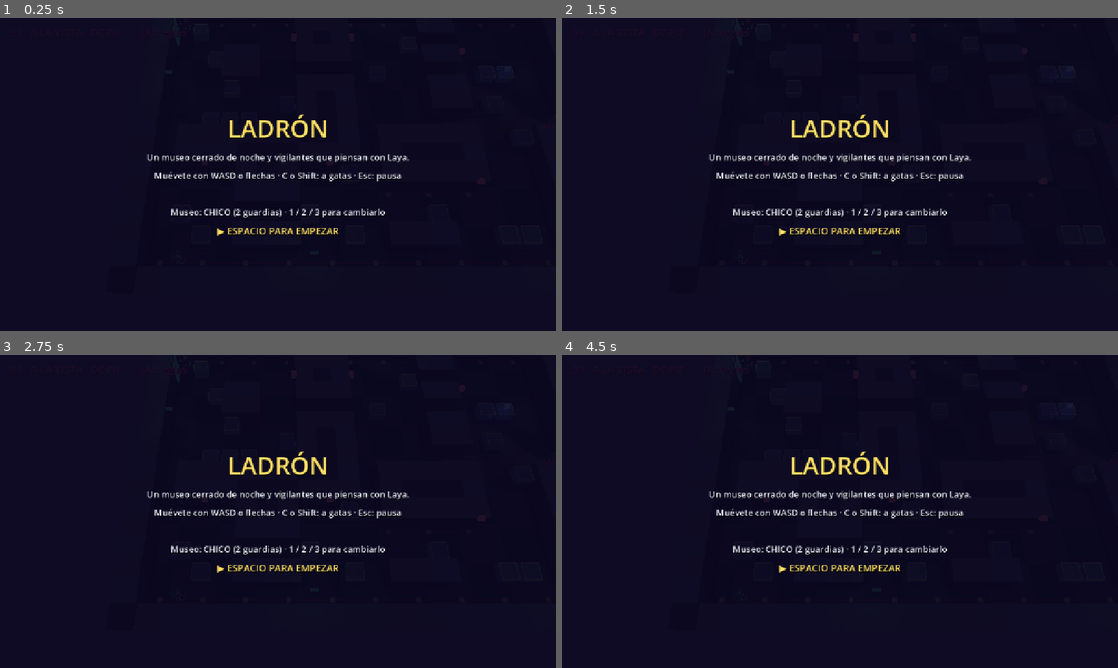
Above: before the commit, frames 1-4 (two rows, left to right).
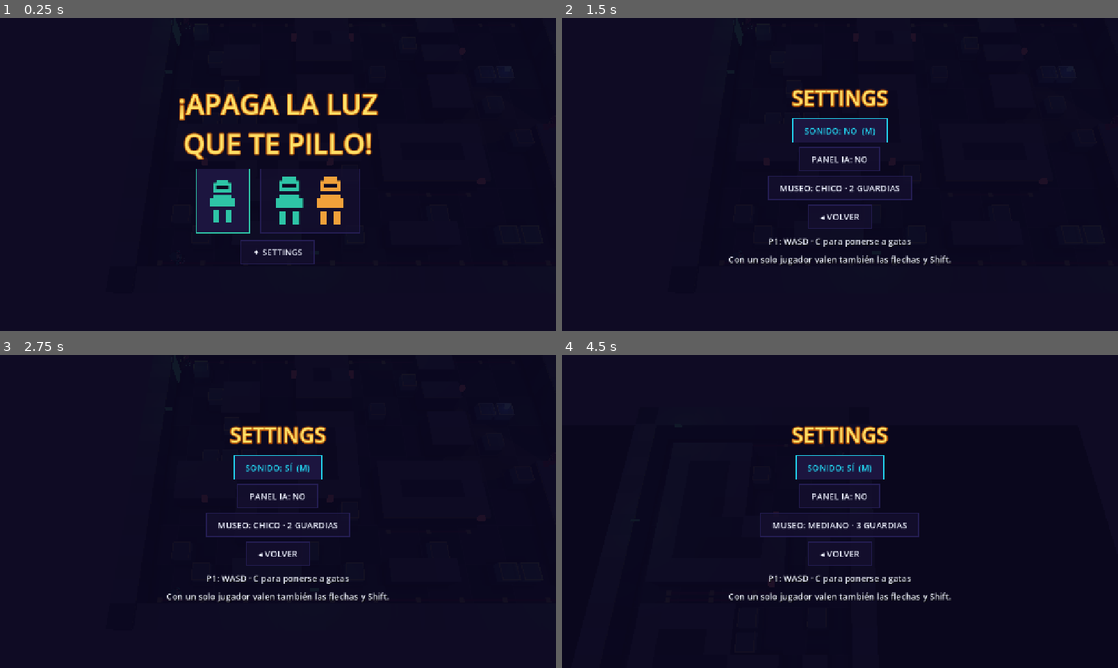
Above: after the commit, the same moments.

Repository: didelco/ladron
Game: Godot game, scene res://scenes/main.tscn
The game is run twice, just before and just after one commit, with the same random seed, the same clock (stepped at 60 frames per second) and the same inputs.
Inputs (mouse positions are in pixels of both pictures, inside the frame that each line leads up to):
- Up to frame 1 (0.25 s): no input
- Up to frame 2 (1.5 s): click (840, 252) at 0.5 s, where only the run after the commit has a clickable "✦ SETTINGS"; click (840, 130) at 1.25 s, where only the run after the commit has a clickable "SONIDO: SÍ (M)"
- Up to frame 3 (2.75 s): click (278, 467) at 2 s, where only the run after the commit has a clickable "SONIDO: NO (M)"
- Up to frame 4 (4.5 s): click (840, 495) at 2.75 s, where only the run after the commit has a clickable "PANEL IA: NO"; click (840, 495) at 3.5 s, where only the run after the commit has a clickable "PANEL IA: SÍ"; click (840, 524) at 4.25 s, where only the run after the commit has a clickable "MUSEO: CHICO · 2 GUARDIAS"

The runs differ from the first frame. In frame 1, 8.1% of the frame differs, in the area x 26-74%, y 23-79%; in frame 2, 5.6%; in frame 3, 5.6%; in frame 4, 5.7%.

Commit message:
Menús como en la web y modo de dos jugadores
Título con "¡Apaga la luz que te pillo!", los ladrones en píxeles para
elegir uno o dos jugadores y SETTINGS (sonido, panel de IA, tamaño del
museo). Pausa con seguir, settings y menú; finales con botones. Todo con
ratón o con flechas y Enter.

Dos ladrones en el mismo teclado, cada uno con sus teclas y su color; la
cámara encuadra a los dos y el HUD da el estado de cada uno. El panel de
IA enseña el plan de cada guardia y las probabilidades de Laya.

Co-Authored-By: Claude Opus 5.5 (1M context) <noreply@anthropic.com>

Diff:
--- a/scenes/hud.gd
+++ b/scenes/hud.gd
@@ -30,6 +30,10 @@
 var _shout_angle := 0.0
 var _panel: ColorRect
 var _panel_box: VBoxContainer
+## what is drawn over the game while playing; hidden behind a menu
+var _play: Array[Control] = []
+var _ia: PanelContainer
+var _ia_box: VBoxContainer
 
 
 func _ready() -> void:
@@ -71,6 +75,24 @@
 	_panel_box = VBoxContainer.new()
 	_panel_box.add_theme_constant_override("separation", 14)
 	centre.add_child(_panel_box)
+	_play = [_status, _log, _job, _bar_back, _bar, _arrow]
+
+	# The model's reasoning, for whoever wants to watch it think: a card per
+	# guard with its plan and the probabilities Laya gave each option.
+	_ia = PanelContainer.new()
+	var style := StyleBoxFlat.new()
+	style.bg_color = Color("#140f2e", 0.92)
+	style.border_color = Color("#241d52")
+	style.set_border_width_all(2)
+	style.set_corner_radius_all(12)
+	style.set_content_margin_all(12)
+	_ia.add_theme_stylebox_override("panel", style)
+	_ia.custom_minimum_size = Vector2(300, 0)
+	add_child(_ia)
+	move_child(_ia, _panel.get_index())
+	_ia_box = VBoxContainer.new()
+	_ia.add_child(_ia_box)
+	_ia.visible = false
 
 
 func _label(size: int, colour: Color, parent: Node = self) -> Label:
@@ -85,36 +107,154 @@
 
 # --- Panels --------------------------------------------------------------------
 
-## A full-screen panel: a title, lines of text, an optional picture (the
-## mission map) and a footer with what to press.
-func show_panel(title: String, title_colour: Color, lines: Array, footer: String, picture: Texture2D = null) -> void:
+## A full-screen menu. items, top to bottom, each one of:
+##   {"title": text, "colour": Color, "size": int}   the heading
+##   {"text": text}                                   a line
+##   {"picture": Texture2D}                           the mission map
+##   {"buttons": [{"text", "call", "icon"?, "colour"?}], "row": bool}
+##   {"footer": text}                                 what to press
+## Buttons work with the mouse, and with the arrows and Enter; the first one
+## has the focus.
+func show_menu(items: Array) -> void:
 	for c in _panel_box.get_children():
 		c.queue_free()
-	var t := _label(56, title_colour, _panel_box)
-	t.text = title
-	t.horizontal_alignment = HORIZONTAL_ALIGNMENT_CENTER
+	var first: Button = null
+	for item in items:
+		if item.has("title"):
+			var t := _label(item.get("size", 56), item.get("colour", C.gold), _panel_box)
+			t.text = item.title
+			t.horizontal_alignment = HORIZONTAL_ALIGNMENT_CENTER
+			t.add_theme_constant_override("outline_size", 10)
+			t.add_theme_color_override("font_outline_color", Color("#b45309"))
+		elif item.has("text"):
+			var l := _label(20, C.text, _panel_box)
+			l.text = item.text
+			l.horizontal_alignment = HORIZONTAL_ALIGNMENT_CENTER
+		elif item.has("picture"):
+			var picture: Texture2D = item.picture
+			var r := TextureRect.new()
+			r.texture = picture
+			r.stretch_mode = TextureRect.STRETCH_KEEP_ASPECT_CENTERED
+			r.expand_mode = TextureRect.EXPAND_IGNORE_SIZE
+			var size := Vector2(picture.get_size())
+			var k := minf(720.0 / size.x, 420.0 / size.y)
+			r.custom_minimum_size = size * k
+			r.texture_filter = CanvasItem.TEXTURE_FILTER_NEAREST
+			_panel_box.add_child(r)
+		elif item.has("buttons"):
+			var box: BoxContainer = HBoxContainer.new() if item.get("row", false) else VBoxContainer.new()
+			box.alignment = BoxContainer.ALIGNMENT_CENTER
+			box.add_theme_constant_override("separation", 24 if item.get("row", false) else 10)
+			_panel_box.add_child(box)
+			for b in item.buttons:
+				var button := _button(b)
+				box.add_child(button)
+				if first == null:
+					first = button
+		elif item.has("footer"):
+			var f := _label(22, C.gold, _panel_box)
+			f.text = item.footer
+			f.horizontal_alignment = HORIZONTAL_ALIGNMENT_CENTER
+	_panel.visible = true
+	for c in _play:
+		c.visible = false
+	if first:
+		first.grab_focus.call_deferred()
+
+
+## A menu button: a framed line of text, or a big icon (the thieves on the
+## title), lit up on hover and focus.
+func _button(b: Dictionary) -> Button:
+	var button := Button.new()
+	button.text = b.get("text", "")
+	button.focus_mode = Control.FOCUS_ALL
+	button.add_theme_font_size_override("font_size", 20)
+	var colour: Color = b.get("colour", C.safe)
+	for state in ["normal", "hover", "pressed", "focus"]:
+		var st := StyleBoxFlat.new()
+		st.bg_color = Color("#140f2e", 0.8) if state == "normal" else Color("#1d1640", 0.95)
+		st.border_color = Color("#241d52") if state == "normal" else colour
+		st.set_border_width_all(2)
+		st.set_content_margin_all(14)
+		st.content_margin_left = 28
+		st.content_margin_right = 28
+		button.add_theme_stylebox_override(state, st)
+	button.add_theme_color_override("font_color", C.text)
+	button.add_theme_color_override("font_hover_color", colour)
+	button.add_theme_color_override("font_focus_color", colour)
+	button.size_flags_horizontal = Control.SIZE_SHRINK_CENTER
+	if b.has("icon"):
+		var icon: Texture2D = b.icon
+		button.icon = icon
+		button.expand_icon = true
+		# As tall as the single thief, as wide as however many there are.
+		var h := 120.0
+		var w := h * icon.get_width() / icon.get_height()
+		button.custom_minimum_size = Vector2(w + 40, h + 30)
+		button.icon_alignment = HORIZONTAL_ALIGNMENT_CENTER
+		button.vertical_icon_alignment = VERTICAL_ALIGNMENT_CENTER
+	button.pressed.connect(b.call)
+	return button
+
+
+## The thief on the title screen, as the web draws it: a hooded figure in
+## pixels with the slit of a visor. One per player, side by side.
+static func thief_icon(colours: Array) -> ImageTexture:
+	var cell := 10
+	var img := Image.create(12 * colours.size() - 2, 14, false, Image.FORMAT_RGBA8)
+	img.fill(Color(0, 0, 0, 0))
+	for i in colours.size():
+		var x0 := i * 12
+		var c: Color = colours[i]
+		for r in [[3, 0, 4, 1], [2, 1, 6, 3], [2, 5, 6, 4], [1, 6, 1, 3], [8, 6, 1, 3], [2, 10, 2, 4], [6, 10, 2, 4]]:
+			img.fill_rect(Rect2i(x0 + r[0], r[1], r[2], r[3]), c)
+		img.fill_rect(Rect2i(x0 + 3, 2, 4, 1), Color("#0b0820"))
+	img.resize(img.get_width() * cell, img.get_height() * cell, Image.INTERPOLATE_NEAREST)
+	return ImageTexture.create_from_image(img)
+
+
+## The simple case: a heading, some lines, maybe the map, and a footer.
+func show_panel(title: String, title_colour: Color, lines: Array, footer: String, picture: Texture2D = null) -> void:
+	var items: Array = [{"title": title, "colour": title_colour}]
 	for line in lines:
-		var l := _label(20, C.text, _panel_box)
-		l.text = line
-		l.horizontal_alignment = HORIZONTAL_ALIGNMENT_CENTER
+		items.append({"text": line})
 	if picture:
-		var r := TextureRect.new()
-		r.texture = picture
-		r.stretch_mode = TextureRect.STRETCH_KEEP_ASPECT_CENTERED
-		r.expand_mode = TextureRect.EXPAND_IGNORE_SIZE
-		var size := Vector2(picture.get_size())
-		var k := minf(720.0 / size.x, 420.0 / size.y)
-		r.custom_minimum_size = size * k
-		r.texture_filter = CanvasItem.TEXTURE_FILTER_NEAREST
-		_panel_box.add_child(r)
-	var f := _label(22, C.gold, _panel_box)
-	f.text = footer
-	f.horizontal_alignment = HORIZONTAL_ALIGNMENT_CENTER
-	_panel.visible = true
+		items.append({"picture": picture})
+	items.append({"footer": footer})
+	show_menu(items)
 
 
 func hide_panel() -> void:
 	_panel.visible = false
+	for c in _play:
+		c.visible = true
+
+
+func menu_open() -> bool:
+	return _panel.visible
+
+
+## The IA panel: one card per guard. entries are {"name", "title", "colour",
+## "options": [[label, probability]], "note"}.
+func set_ia(on: bool, entries: Array) -> void:
+	_ia.visible = on and not _panel.visible
+	if not _ia.visible:
+		return
+	var view := get_viewport().get_visible_rect().size
+	_ia.position = Vector2(view.x - 324, 64)
+	for c in _ia_box.get_children():
+		c.queue_free()
+	for e in entries:
+		var name := _label(17, C.text, _ia_box)
+		name.text = "%s · %s" % [e.name, e.title]
+		name.add_theme_color_override("font_color", e.get("colour", C.text))
+		for o in e.get("options", []):
+			var line := _label(13, C.dim, _ia_box)
+			var bar := "▮".repeat(roundi(float(o[1]) * 12))
+			line.text = "  %-18s %s %d%%" % [o[0], bar, roundi(float(o[1]) * 100)]
+		if e.has("note"):
+			var n := _label(13, C.dim, _ia_box)
+			n.text = "  " + e.note
 
 
 ## The mission map: the plan, the route from the way in to the piece to the
--- a/scenes/main.gd
+++ b/scenes/main.gd
@@ -18,6 +18,8 @@
 	"night": Color("#0f0d14"),
 	"thief": Color("#2ec4a6"),
 	"thief_dark": Color("#12705f"),
+	"thief2": Color("#f0a13a"),
+	"thief2_dark": Color("#8a5410"),
 	"guard": Color("#9b2c3f"),
 	"guard_dark": Color("#5e1826"),
 	"ink": Color("#08070c"),
@@ -41,6 +43,12 @@
 const CONE_RAYS := 40
 
 var size := "small"
+## one thief or two on the same keyboard
+var players := 1
+var sound_on := true
+var show_ia := false
+## where the settings screen goes back to: "title" or "paused"
+var settings_from := "title"
 var level := 1
 var thieves: Array[Thief] = []
 var guards: Array[Guard] = []
@@ -81,8 +89,11 @@
 	_new_round(1)
 	_show_title()
 	# For recording and testing: `godot -- --autostart` skips the title, shows
-	# the mission for two seconds and starts the round.
+	# the mission for two seconds and starts the round; add --two for two thieves.
 	if "--autostart" in OS.get_cmdline_user_args():
+		if "--two" in OS.get_cmdline_user_args():
+			players = 2
+			_new_round(1)
 		_show_mission()
 		get_tree().create_timer(2.0).timeout.connect(_start_playing)
 
@@ -91,12 +102,81 @@
 
 func _show_title() -> void:
 	phase = "title"
-	hud.show_panel("LADRÓN", Hud.C.gold, [
-		"Un museo cerrado de noche y vigilantes que piensan con Laya.",
-		"Muévete con WASD o flechas · C o Shift: a gatas · Esc: pausa",
-		"",
-		"Museo: %s (%d guardias) · 1 / 2 / 3 para cambiarlo" % [SIZE_NAMES[size], Museum.SIZES[size].guards],
-	], "▶ ESPACIO PARA EMPEZAR")
+	hud.show_menu([
+		{"title": "¡APAGA LA LUZ\nQUE TE PILLO!", "size": 64},
+		{"buttons": [
+			{"icon": Hud.thief_icon([COLOURS.thief]), "call": _start.bind(1), "colour": COLOURS.thief},
+			{"icon": Hud.thief_icon([COLOURS.thief, COLOURS.thief2]), "call": _start.bind(2), "colour": COLOURS.thief2},
+		], "row": true},
+		{"buttons": [{"text": "✦ SETTINGS", "call": _show_settings.bind("title")}]},
+	])
+
+
+func _start(n: int) -> void:
+	players = n
+	_new_round(1)
+	_show_mission()
+
+
+## Sound, the IA panel and the size of the museum. Opens from the title and
+## from the pause; the size takes effect on the next museum built.
+func _show_settings(from: String) -> void:
+	settings_from = from
+	phase = "settings"
+	hud.show_menu([
+		{"title": "SETTINGS", "size": 48},
+		{"buttons": [
+			{"text": "SONIDO: %s  (M)" % ("SÍ" if sound_on else "NO"), "call": _toggle_sound},
+			{"text": "PANEL IA: %s" % ("SÍ" if show_ia else "NO"), "call": _toggle_ia},
+			{"text": "MUSEO: %s · %d GUARDIAS" % [SIZE_NAMES[size], Museum.SIZES[size].guards], "call": _next_size},
+			{"text": "◂ VOLVER", "call": _settings_back},
+		]},
+		{"text": "P1: WASD · C para ponerse a gatas" if players == 1 or from == "title" else "P1: WASD · C    P2: flechas · - o /"},
+		{"text": "Con un solo jugador valen también las flechas y Shift."},
+	])
+
+
+func _toggle_sound() -> void:
+	_set_sound(not sound_on)
+	_show_settings(settings_from)
+
+
+func _set_sound(on: bool) -> void:
+	sound_on = on
+	AudioServer.set_bus_mute(0, not on)
+
+
+func _toggle_ia() -> void:
+	show_ia = not show_ia
+	_show_settings(settings_from)
+
+
+func _next_size() -> void:
+	size = {"small": "medium", "medium": "large", "large": "small"}[size]
+	# A fresh museum behind the title shows the new size; mid-round, the
+	# change waits for the next museum.
+	if settings_from == "title":
+		_new_round(1)
+	_show_settings(settings_from)
+
+
+func _settings_back() -> void:
+	if settings_from == "paused":
+		_pause()
+	else:
+		_show_title()
+
+
+func _pause() -> void:
+	phase = "paused"
+	hud.show_menu([
+		{"title": "PAUSA", "size": 56},
+		{"buttons": [
+			{"text": "▶ SEGUIR", "call": _start_playing},
+			{"text": "✦ SETTINGS", "call": _show_settings.bind("paused")},
+			{"text": "◂ MENÚ", "call": _show_title},
+		]},
+	])
 
 
 func _show_mission() -> void:
@@ -106,14 +186,18 @@
 	var lines := [Heist.first_upper(Heist.loot.name)]
 	if level == 1:
 		lines.append("Quieto %s ante la pieza · la alarma atrae guardias · sal por la puerta verde" % _seconds(Heist.loot.seconds))
-	hud.show_panel("NIVEL %02d" % level, Hud.C.gold, lines, "▶ ESPACIO", Hud.mission_map(guards))
+	var items: Array = [{"title": "NIVEL %02d" % level, "size": 52}]
+	for l in lines:
+		items.append({"text": l})
+	items.append({"picture": Hud.mission_map(guards)})
+	items.append({"buttons": [{"text": "▶ EMPEZAR", "call": _start_playing}]})
+	hud.show_menu(items)
 
 
 func _show_end() -> void:
 	var title := "TE HAN PILLADO"
 	var colour: Color = Hud.C.alert
 	var line := "Nivel %d: %s %s." % [level, Heist.loot.name, "vuelve a su vitrina" if Heist.taken else "sigue en su sitio"]
-	var footer := "▶ OTRA VEZ · ESPACIO · Esc: menú"
 	if phase == "timeup":
 		title = "SE ACABÓ EL TIEMPO"
 		line = "Llega el relevo y %s %s." % [Heist.loot.name, "no salió del edificio" if Heist.taken else "sigue en su sitio"]
@@ -121,8 +205,19 @@
 		title = "¡GOLPE PERFECTO!"
 		colour = Hud.C.safe
 		line = "Nivel %d superado: %s ya es tuyo." % [level, Heist.loot.name]
-		footer = "▶ SIGUIENTE GOLPE · ESPACIO · Esc: menú"
-	hud.show_panel(title, colour, [line], footer)
+	hud.show_menu([
+		{"title": title, "colour": colour, "size": 52},
+		{"text": line},
+		{"buttons": [
+			{"text": "▶ SIGUIENTE GOLPE" if phase == "escaped" else "▶ OTRA VEZ", "call": _again},
+			{"text": "◂ MENÚ", "call": _show_title},
+		]},
+	])
+
+
+func _again() -> void:
+	_new_round(level + 1 if phase == "escaped" else level)
+	_show_mission()
 
 
 func _seconds(s: float) -> String:
@@ -133,33 +228,33 @@
 	if not (event is InputEventKey and event.pressed and not event.echo):
 		return
 	var key: int = event.keycode
+	# Menus are buttons (mouse, arrows and Enter); these are the shortcuts.
+	if key == KEY_M:
+		_set_sound(not sound_on)
+		if phase == "settings":
+			_show_settings(settings_from)
+		return
 	match phase:
 		"title":
-			if key in [KEY_1, KEY_2, KEY_3]:
-				size = ["small", "medium", "large"][key - KEY_1]
-				_new_round(1)
-				_show_title()
-			elif key == KEY_SPACE or key == KEY_ENTER:
-				_new_round(1)
-				_show_mission()
+			if key in [KEY_1, KEY_2]:
+				_start(key - KEY_0)
 		"mission":
-			if key == KEY_SPACE or key == KEY_ENTER:
+			if key == KEY_SPACE:
 				_start_playing()
 			elif key == KEY_ESCAPE:
 				_show_title()
 		"playing":
 			if key == KEY_ESCAPE or key == KEY_P:
-				phase = "paused"
-				hud.show_panel("PAUSA", Hud.C.gold, [], "▶ ESPACIO O ESC PARA SEGUIR · Q: menú")
+				_pause()
 		"paused":
-			if key == KEY_ESCAPE or key == KEY_P or key == KEY_SPACE:
+			if key == KEY_ESCAPE or key == KEY_P:
 				_start_playing()
-			elif key == KEY_Q:
-				_show_title()
+		"settings":
+			if key == KEY_ESCAPE:
+				_settings_back()
 		"caught", "timeup", "escaped":
-			if key == KEY_SPACE or key == KEY_ENTER:
-				_new_round(level + 1 if phase == "escaped" else level)
-				_show_mission()
+			if key == KEY_SPACE:
+				_again()
 			elif key == KEY_ESCAPE:
 				_show_title()
 
@@ -175,6 +270,8 @@
 	level = n
 	Sim.new_map(randi() % 1000000000, size)
 	thieves = [Sim.new_thief("p1")]
+	if players == 2:
+		thieves.append(Sim.new_thief("p2"))
 	guards = Sim.new_guards(Museum.SIZES[size].guards)
 	Heist.plan_job(level)
 	time_left = Sim.ROUND_SECONDS
@@ -212,7 +309,9 @@
 		var p := thieves[i]
 		var px := p.x
 		var py := p.y
-		var step := Sim.step_thief(p, keys, dt, "solo")
+		# On your own both pads drive you; with two, each pad is its own.
+		var scheme := "solo" if thieves.size() == 1 else ("wasd" if i == 0 else "arrows")
+		var step := Sim.step_thief(p, keys, dt, scheme)
 		var noise := Hearing.thief_noise(px, py, p, step.entered_cover, step.bumped, Sim.TOP_SPEED)
 		# Footsteps land once per stride; a bump is its own event.
 		stride[i] += Museum.dist(px, py, p.x, p.y)
@@ -417,8 +516,9 @@
 
 	_build_job()
 
-	for p in thieves:
-		var f := Figure.make("thief", COLOURS.thief, COLOURS.thief_dark)
+	for i in thieves.size():
+		# Second pad, second colour: two teal figures would be one figure.
+		var f := Figure.make("thief", COLOURS.thief if i == 0 else COLOURS.thief2, COLOURS.thief_dark if i == 0 else COLOURS.thief2_dark)
 		world.add_child(f)
 		thief_nodes.append(f)
 	for i in ROOM_LIGHT_POOL:
@@ -521,7 +621,7 @@
 		if p.out:
 			f.set_ghost(COLOURS.ink, 0.35)
 		elif p.hidden:
-			f.set_ghost(COLOURS.thief, 0.75)
+			f.set_ghost(COLOURS.thief if i == 0 else COLOURS.thief2, 0.75)
 		else:
 			f.set_ghost(COLOURS.alert, 1.0)
 	for i in guards.size():
@@ -636,18 +736,28 @@
 func _draw_hud() -> void:
 	if thieves.is_empty():
 		return
-	var p := thieves[0]
-	var stance := "DE PIE"
-	if p.crouched:
-		stance = "A GATAS" if p.posture >= 1.0 else "BAJANDO"
-	elif p.posture > 0:
-		stance = "SUBIENDO"
 	var ia := "IA: Laya %d ms" % brain.last_ms if brain.status == "laya" else "IA: reglas"
-	var status := "%02d   %s   %s   ·   %s" % [ceili(maxf(0.0, time_left)), "A CUBIERTO" if p.hidden else "A LA VISTA", stance, ia]
-	# The arrow at the screen edge: to the piece, or to the door once you have it.
+	var parts := PackedStringArray(["%02d" % ceili(maxf(0.0, time_left))])
+	for i in thieves.size():
+		var p := thieves[i]
+		var stance := "DE PIE"
+		if p.crouched:
+			stance = "A GATAS" if p.posture >= 1.0 else "BAJANDO"
+		elif p.posture > 0:
+			stance = "SUBIENDO"
+		var state := "PILLADO" if p.out else ("A CUBIERTO" if p.hidden else "A LA VISTA")
+		parts.append(("P%d " % (i + 1) if thieves.size() == 2 else "") + "%s · %s" % [state, stance])
+	parts.append(ia)
+	var any_seen := thieves.any(func(p): return not p.out and not p.hidden)
+	# The arrow at the screen edge, from whoever is nearest: to the piece, or
+	# to the door once someone has it.
 	var goal := Heist.objective()
-	var d := Museum.dist(p.x, p.y, goal.x, goal.y)
-	var angle := atan2(goal.y - p.y, goal.x - p.x) if d > 6 and phase == "playing" else NAN
+	var ref := thieves[0]
+	for p in thieves:
+		if not p.out and (ref.out or Museum.dist(p.x, p.y, goal.x, goal.y) < Museum.dist(ref.x, ref.y, goal.x, goal.y)):
+			ref = p
+	var d := Museum.dist(ref.x, ref.y, goal.x, goal.y)
+	var angle := atan2(goal.y - ref.y, goal.x - ref.x) if d > 6 and phase == "playing" else NAN
 	var job := {
 		"working": Heist.by != "",
 		"progress": Heist.progress,
@@ -656,4 +766,17 @@
 		"dropped": Heist.dropped != Vector2.INF,
 		"name": Heist.loot.name,
 	}
-	hud.update_play(status, COLOURS.safe if p.hidden else COLOURS.alert, log_lines, job, angle, COLOURS.switch_on if Heist.carrier != "" else Color(Heist.loot.colour))
+	if not hud.menu_open():
+		hud.update_play("   ".join(parts), COLOURS.alert if any_seen else COLOURS.safe, log_lines, job, angle, COLOURS.switch_on if Heist.carrier != "" else Color(Heist.loot.colour))
+	var cards: Array = []
+	for g in guards:
+		var card := {"name": g.name, "title": "Te ha visto" if g.sees_player else (g.decision.label if g.decision else "pensando…"), "colour": COLOURS.alert if g.sees_player else Hud.C.text}
+		if g.decision and not g.sees_player:
+			var opts: Array = []
+			for k in g.decision.probabilities:
+				opts.append([g.decision.labels.get(k, k), g.decision.probabilities[k]])
+			opts.sort_custom(func(a, b): return a[1] > b[1])
+			card.options = opts
+			card.note = "ritmo %d%% · %s%s" % [roundi(g.decision.aggression * 100), Mind.LOOK_LABEL[g.decision.look], " · duda" if g.decision.torn else ""]
+		cards.append(card)
+	hud.set_ia(show_ia and phase == "playing", cards)
Not shown, changed: README.md
